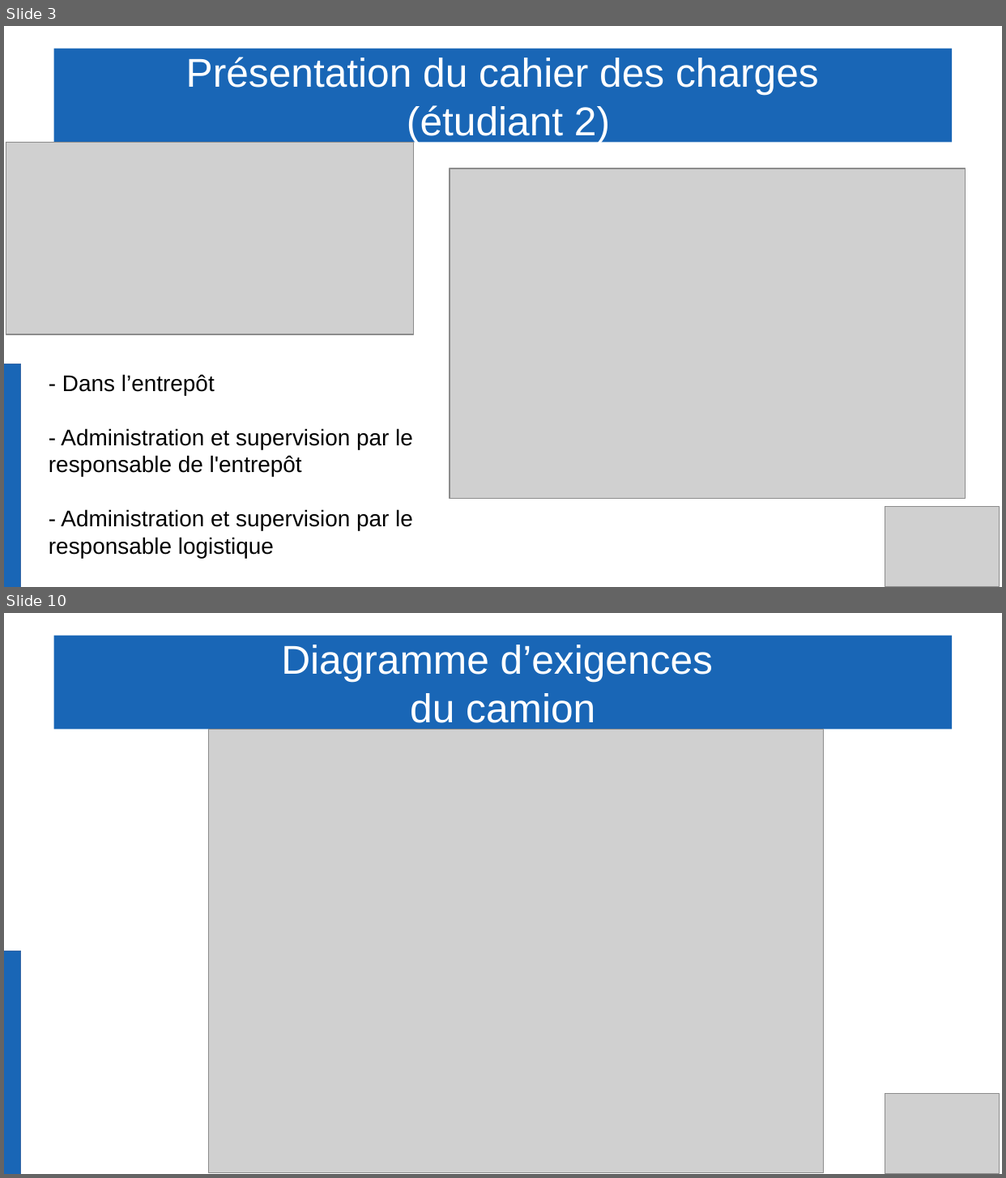
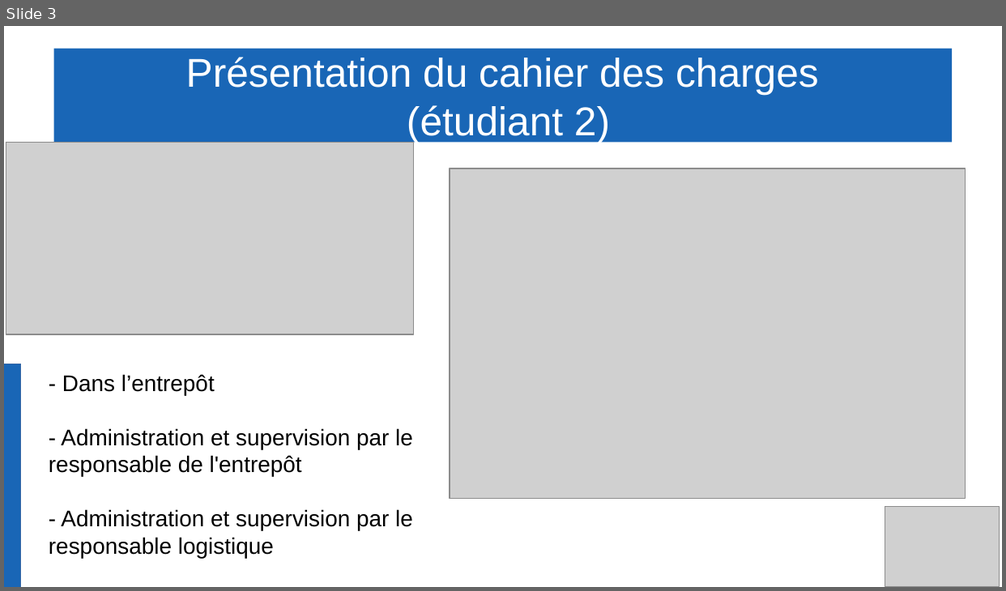
Before and after one commit to Gabin221/Tracking-BLE-documents, a slide deck: Revues/Revues2/Partie commune/presentation_yahya_andrea_gabin.odp. Shown one above the other, each under a label of ours: slides 3 and 10 before the commit, slide 3 after it; the slides between them are not shown. The pictures are 1006x1178 and 1006x591 pixels, drawn with LibreOffice and Linux fonts; fonts in the diff are those of the drawing; grey boxes stand for pictures. Boxes give left, top, right and bottom in pixels: in the first picture for what was removed or moved away, otherwise in the second. Text is boxed around its words. In the diff, an @@ line names an element or a change of style, - is before the commit and + after.

```diff
--- a/Revues/Revues2/Partie commune/presentation_yahya_andrea_gabin.odp
+++ b/Revues/Revues2/Partie commune/presentation_yahya_andrea_gabin.odp
@@ slide 10 removed at (4, 613, 1002, 1174), background #FFFFFF @@
@@ title removed at (53, 636, 953, 730) @@
-Diagramme d’exigences
-du camion
@@ picture removed at (209, 729, 824, 1174) @@
@@ rectangle removed at (4, 952, 21, 1174) @@
@@ picture removed at (885, 1094, 1000, 1174) @@
```
Also in this commit, not shown: 22 other slides removed.
